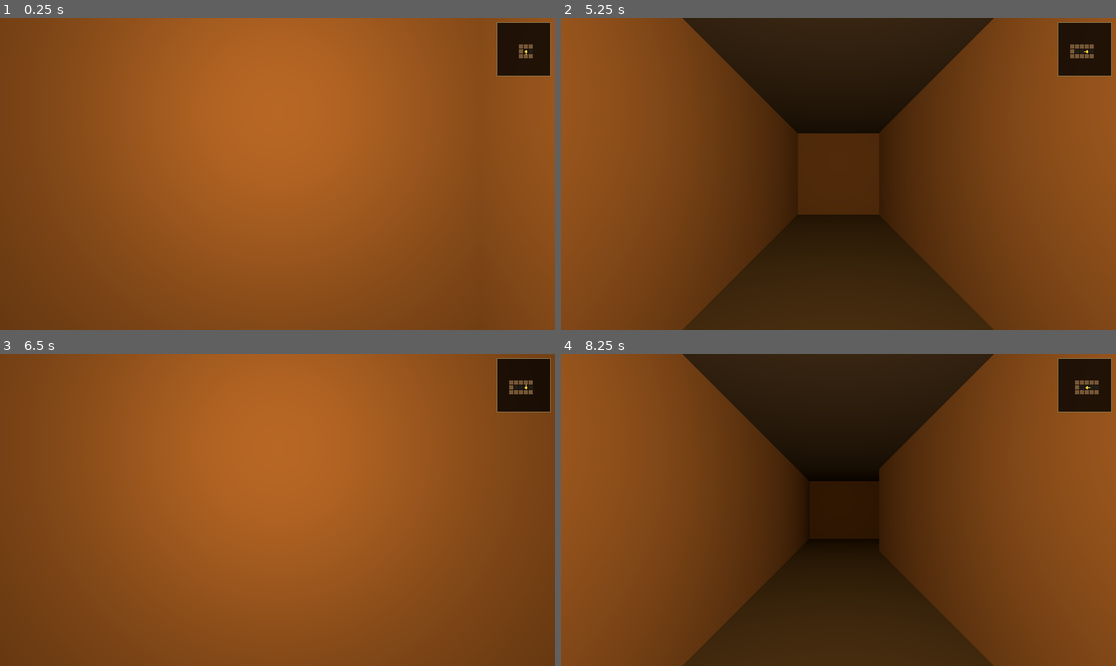
Above: before the commit, frames 1-4 (two rows, left to right).
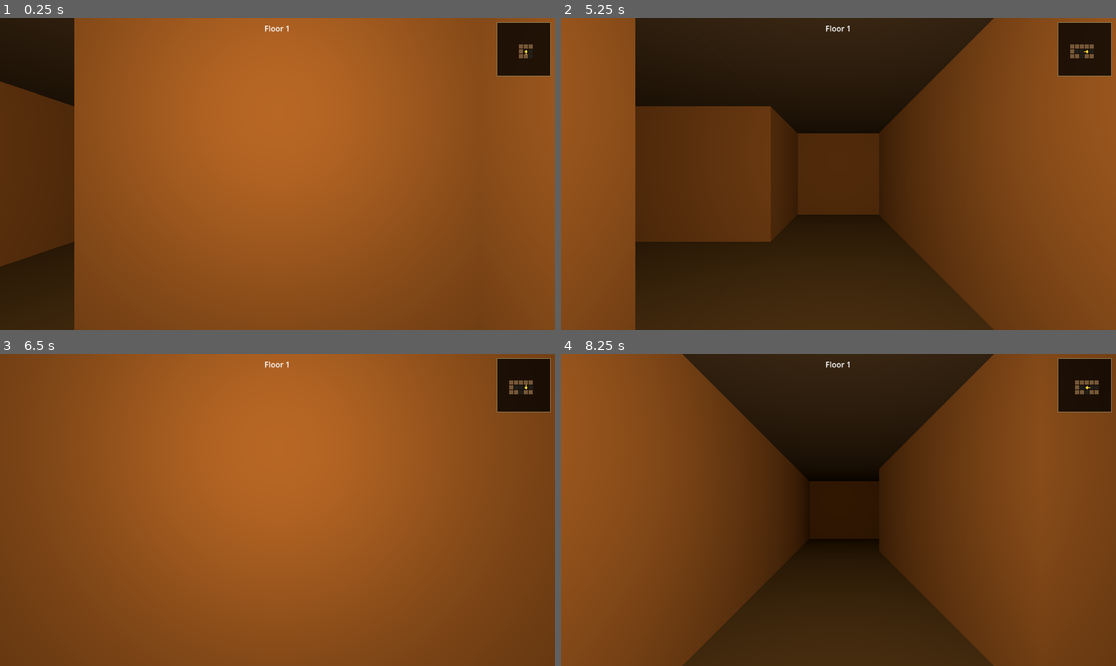
Above: after the commit, the same moments.

Repository: tausiftt5238/four-dragons-deep
Game: Godot game, scene res://scenes/main.tscn
Same seed, same stepped clock (60 frames per second), same inputs: the game is played once before the commit and once after it.
Inputs:
- Up to frame 1 (0.25 s): no input
- Up to frame 2 (5.25 s): tap Enter at 0.5, 2, 3.5 s; hold Right 0.53-1.28 s; tap Space at 1.25, 2.75, 4.25 s; hold Down 1.28-2.03 s; hold Right 2.03-2.78 s; hold Up 2.78-3.53 s; hold Left 3.53-5.03 s; hold Down from 5.03 s (still down)
- Up to frame 3 (6.5 s): release Down at 5.78 s; hold Right from 5.78 s (still down)
- Up to frame 4 (8.25 s): release Right at 6.53 s; hold Up 6.53-7.28 s; hold Right 7.28-8.03 s; hold Down from 8.03 s (still down)

The runs differ from the first frame. In frame 1, 13% of the frame differs, in the area x 0-96%, y 0-100%; in frame 2, 14%, in the area x 13-95%, y 0-100%; in frame 3, less than 0.1%; in frame 4, 2.8%.

Commit message:
i like the size of the rooms this way

Diff:
--- a/scenes/map1.tscn
+++ b/scenes/map1.tscn
@@ -1,6 +1,6 @@
-[gd_scene load_steps=2 format=3]
+[gd_scene format=3 uid="uid://b6xdugsvr0r47"]
 
-[ext_resource type="Script" path="res://scripts/map1.gd" id="1"]
+[ext_resource type="Script" uid="uid://b3g7i1dt06ljh" path="res://scripts/map1.gd" id="1"]
 
-[node name="Map1" type="Node3D"]
+[node name="Map1" type="Node3D" unique_id=1509415026]
 script = ExtResource("1")
--- a/scripts/main.gd
+++ b/scripts/main.gd
@@ -16,6 +16,9 @@
 
 var player_pos: Vector2i = Vector2i.ZERO
 var player_facing: int   = 0
+
+var floor_num: int = 1
+var floor_label: Label
 
 var cam: Camera3D
 var torch: OmniLight3D
@@ -126,6 +129,17 @@
 	minimap_ctrl = Minimap.new()
 	minimap_ctrl.visited = visited  # Shared reference — no copy needed
 	layer.add_child(minimap_ctrl)
+
+	floor_label = Label.new()
+	floor_label.text = "Floor 1"
+	floor_label.anchor_left   = 0.0
+	floor_label.anchor_right  = 1.0
+	floor_label.anchor_top    = 0.0
+	floor_label.anchor_bottom = 0.0
+	floor_label.offset_top    = 10.0
+	floor_label.offset_bottom = 40.0
+	floor_label.horizontal_alignment = HORIZONTAL_ALIGNMENT_CENTER
+	layer.add_child(floor_label)
 
 
 # Updates the minimap Control's anchors and offsets to fit the current maze size.
@@ -190,7 +204,10 @@
 # transitions to the next level. Called after every successful move.
 func _check_portal() -> void:
 	if current_level.next_scene != "" and player_pos == current_level.exit_pos:
-		_load_level(current_level.next_scene, false)
+		floor_num += 1
+		floor_label.text = "Floor %d" % floor_num
+		visited_by_map.erase(current_level.next_scene)
+		_load_level(current_level.next_scene, true)
 
 
 # Jolts the camera with quick random offsets then snaps back to base.
--- a/scripts/map1.gd
+++ b/scripts/map1.gd
@@ -14,13 +14,15 @@
 	player_start        = Vector2i(1, 1)
 	player_start_facing = 2  # South
 
+	exit_pos   = _random_reachable_cell(maze, player_start)
+	next_scene = "res://scenes/map1.tscn"
 
-# Iterative recursive-backtracker on a 50x50 grid.
-# Rooms occupy odd coordinates (1,3,...,47) — 24 per side.
-# Every room is reachable; no loops; border stays solid wall.
+
+# Generates a 20x20 maze with loops and variable-size rooms.
+# Rooms sit at odd coordinates (1,3,...,17) — 9 per side.
 func _generate_maze() -> Array[Array]:
-	const SIZE: int  = 50
-	const ROOMS: int = 24
+	const SIZE: int  = 20
+	const ROOMS: int = 9  # odd positions 1,3,5,7,9,11,13,15,17
 
 	var grid: Array[Array] = []
 	for _i: int in range(SIZE):
@@ -42,6 +44,7 @@
 	var stack: Array = [Vector2i(0, 0)]
 	var dirs: Array  = [Vector2i(0, -1), Vector2i(1, 0), Vector2i(0, 1), Vector2i(-1, 0)]
 
+	# Perfect maze via recursive backtracker
 	while stack.size() > 0:
 		var cur: Vector2i = stack[stack.size() - 1] as Vector2i
 		var neighbors: Array = []
@@ -62,4 +65,54 @@
 		else:
 			stack.pop_back()
 
+	# Loops: randomly remove ~15% of remaining internal walls between adjacent rooms
+	for r: int in range(ROOMS):
+		for c: int in range(ROOMS):
+			if c + 1 < ROOMS:
+				var wc: int = 2 * c + 2
+				var wr: int = 2 * r + 1
+				if (grid[wr] as Array)[wc] == 1 and randf() < 0.15:
+					(grid[wr] as Array)[wc] = 0
+			if r + 1 < ROOMS:
+				var wc: int = 2 * c + 1
+				var wr: int = 2 * r + 2
+				if (grid[wr] as Array)[wc] == 1 and randf() < 0.15:
+					(grid[wr] as Array)[wc] = 0
+
+	# Bigger rooms: open corner walls between adjacent rooms with ~25% chance,
+	# merging four neighbouring cells into one larger open space
+	for r: int in range(ROOMS - 1):
+		for c: int in range(ROOMS - 1):
+			var cr: int = 2 * r + 2
+			var cc: int = 2 * c + 2
+			if randf() < 0.25:
+				(grid[cr] as Array)[cc] = 0
+
 	return grid
+
+
+# Flood-fill from start; returns a random reachable open cell (excluding start).
+func _random_reachable_cell(grid: Array[Array], start: Vector2i) -> Vector2i:
+	var rows: int = grid.size()
+	var cols: int = (grid[0] as Array).size()
+	var dirs: Array = [Vector2i(0, -1), Vector2i(1, 0), Vector2i(0, 1), Vector2i(-1, 0)]
+
+	var visited: Dictionary = {start: true}
+	var queue: Array = [start]
+	var reachable: Array = []
+
+	while queue.size() > 0:
+		var cur: Vector2i = queue.pop_front() as Vector2i
+		if cur != start:
+			reachable.append(cur)
+		for dir: Variant in dirs:
+			var dv: Vector2i = dir as Vector2i
+			var nc: int = cur.x + dv.x
+			var nr: int = cur.y + dv.y
+			var nxt: Vector2i = Vector2i(nc, nr)
+			if nr >= 0 and nr < rows and nc >= 0 and nc < cols:
+				if (grid[nr] as Array)[nc] == 0 and not visited.has(nxt):
+					visited[nxt] = true
+					queue.append(nxt)
+
+	return reachable[randi() % reachable.size()] as Vector2i
